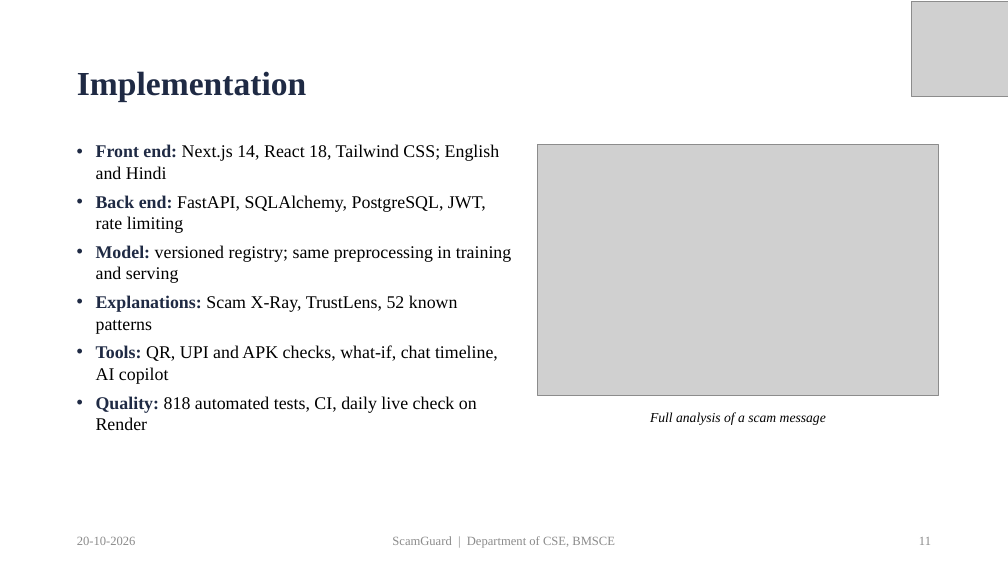
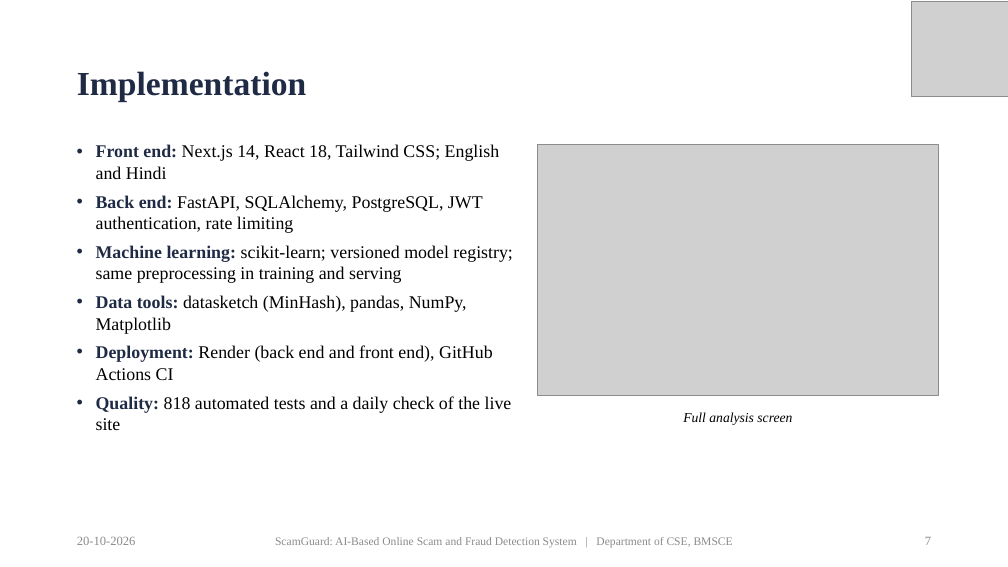
Before and after one commit to priyamthakur275/ScamGuard-AI, a slide deck: slide 7 of docs/presentation/ScamGuard_PP2_Presentation.pptx (slide 11 before the commit). Drawn at 1008x567 pixels with LibreOffice and Linux fonts; fonts in the diff are those of the drawing; grey boxes stand for pictures. Boxes give left, top, right and bottom in pixels: in the first picture for what was removed or moved away, otherwise in the second. Text is boxed around its words. In the diff, an @@ line names an element or a change of style, - is before the commit and + after.

Commit message:
Docs: describe only the current dataset and model; follow the PP2 outline; add guide and author e-mails

```diff
--- a/docs/presentation/ScamGuard_PP2_Presentation.pptx
+++ b/docs/presentation/ScamGuard_PP2_Presentation.pptx
@@ text at <box>96,195,512,430</box>: text changed @@
-• Back end: FastAPI, SQLAlchemy, PostgreSQL, JWT, rate limiting
-• Model: versioned registry; same preprocessing in training and serving
-• Explanations: Scam X-Ray, TrustLens, 52 known patterns
-• Tools: QR, UPI and APK checks, what-if, chat timeline, AI copilot
-• Quality: 818 automated tests, CI, daily live check on Render
+• Back end: FastAPI, SQLAlchemy, PostgreSQL, JWT authentication, rate limiting
+• Machine learning: scikit-learn; versioned model registry; same preprocessing in training and serving
+• Data tools: datasketch (MinHash), pandas, NumPy, Matplotlib
+• Deployment: Render (back end and front end), GitHub Actions CI
+• Quality: 818 automated tests and a daily check of the live site
@@ text at <box>683,412,792,425</box>: text changed @@
-Full analysis of a scam message
+Full analysis screen
@@ text at <box>275,537,733,548</box>: text changed; size 12 to 11 pt @@
-ScamGuard | Department of CSE, BMSCE
+ScamGuard: AI-Based Online Scam and Fraud Detection System | Department of CSE, BMSCE
@@ page number at <box>925,537,931,545</box>: text changed @@
-11
+7
```
Also in this commit, not shown: 17 other slides changed, 7 slides added, 4 slides removed, 10 other files.
